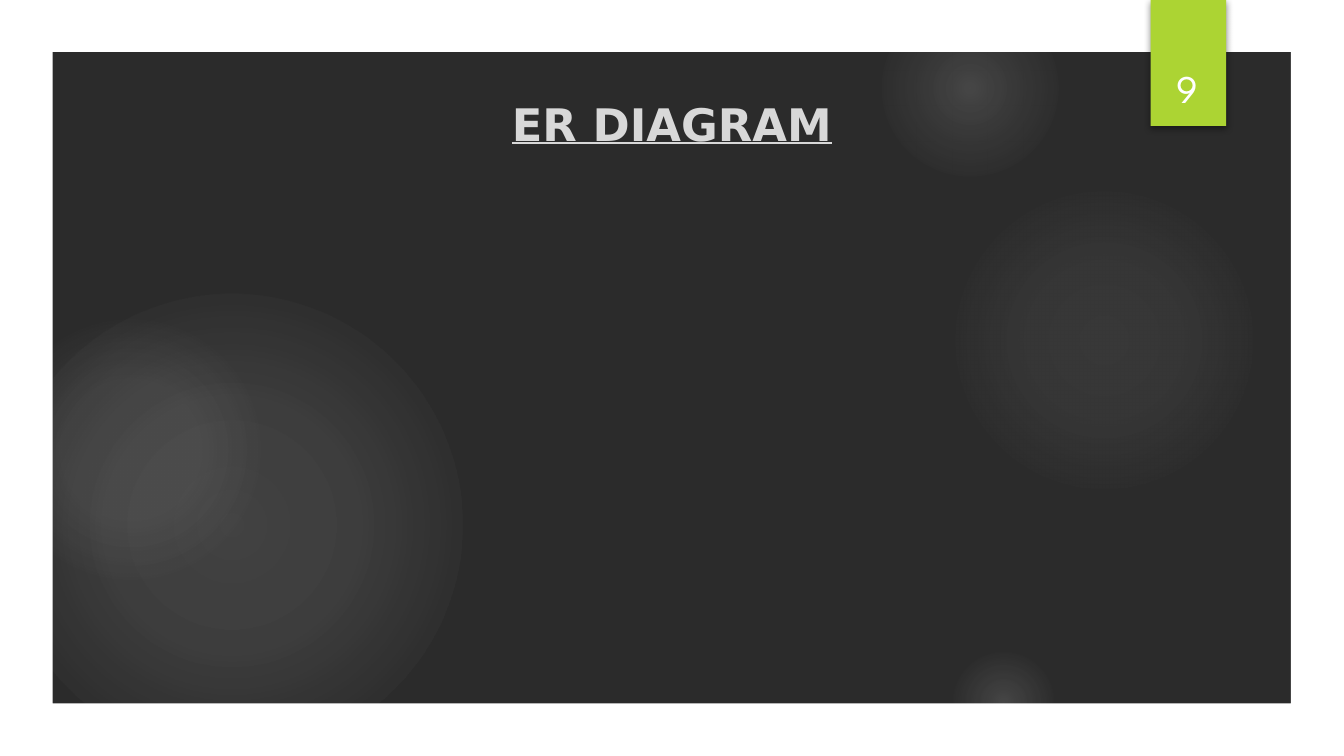
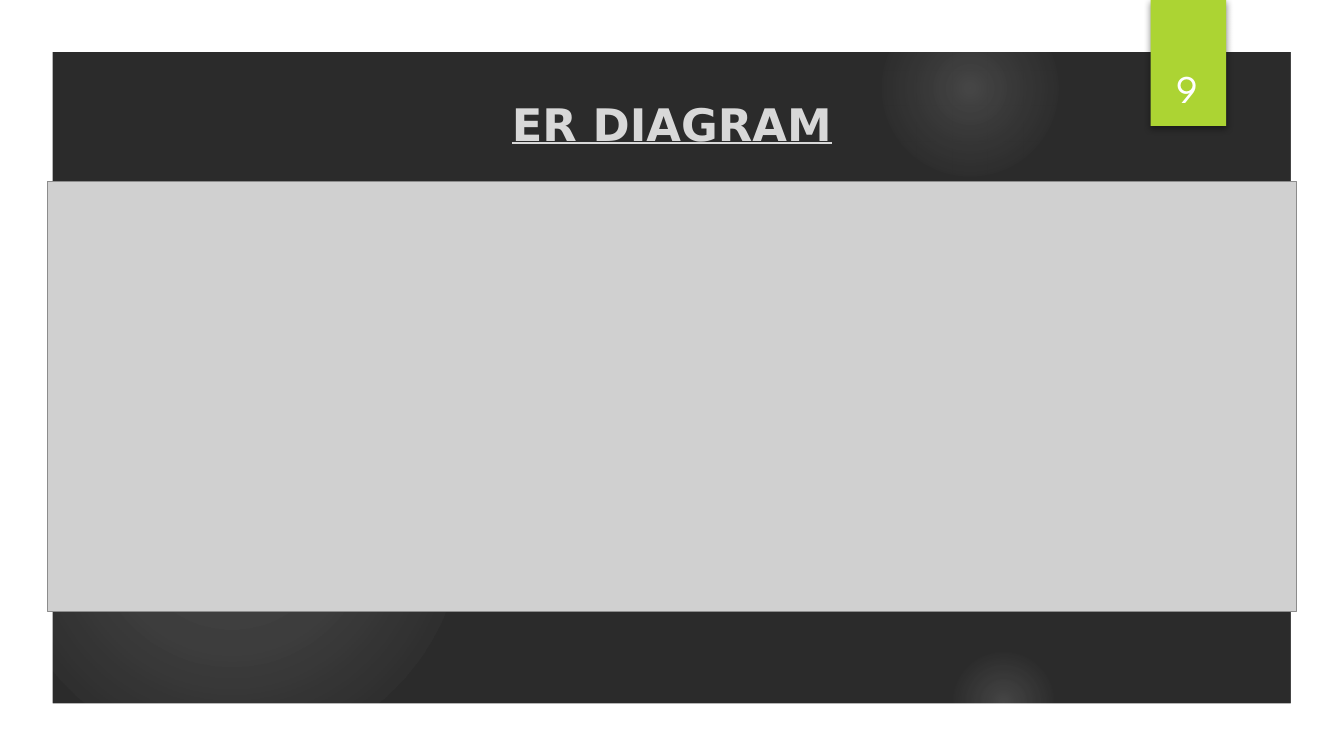
Before and after one commit to vis1003/miniprojects, a slide deck: slide 9 of Museum-Management-System/Review 1.pptx. Drawn at 1344x756 pixels with LibreOffice and Linux fonts; fonts in the diff are those of the drawing; grey boxes stand for pictures; background and template pictures are left out; a plain dark background stands for a picture behind light text. Boxes give left, top, right and bottom in pixels: in the first picture for what was removed or moved away, otherwise in the second. Text is boxed around its words. In the diff, an @@ line names an element or a change of style, - is before the commit and + after.

```diff
--- a/Museum-Management-System/Review 1.pptx
+++ b/Museum-Management-System/Review 1.pptx
@@ picture added at bbox=[47, 181, 1298, 612] @@
@@ ellipse removed at bbox=[949, 185, 1259, 495] @@
```
Also in this commit, not shown: 1 other file.
